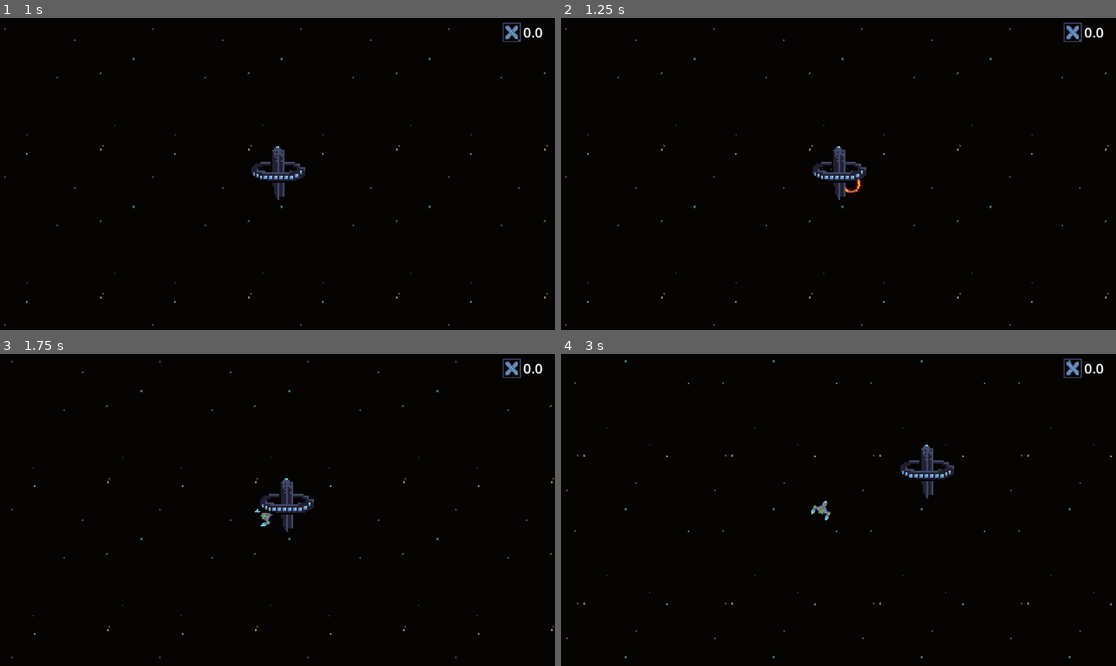
Above: before the commit, frames 1-4 (two rows, left to right).
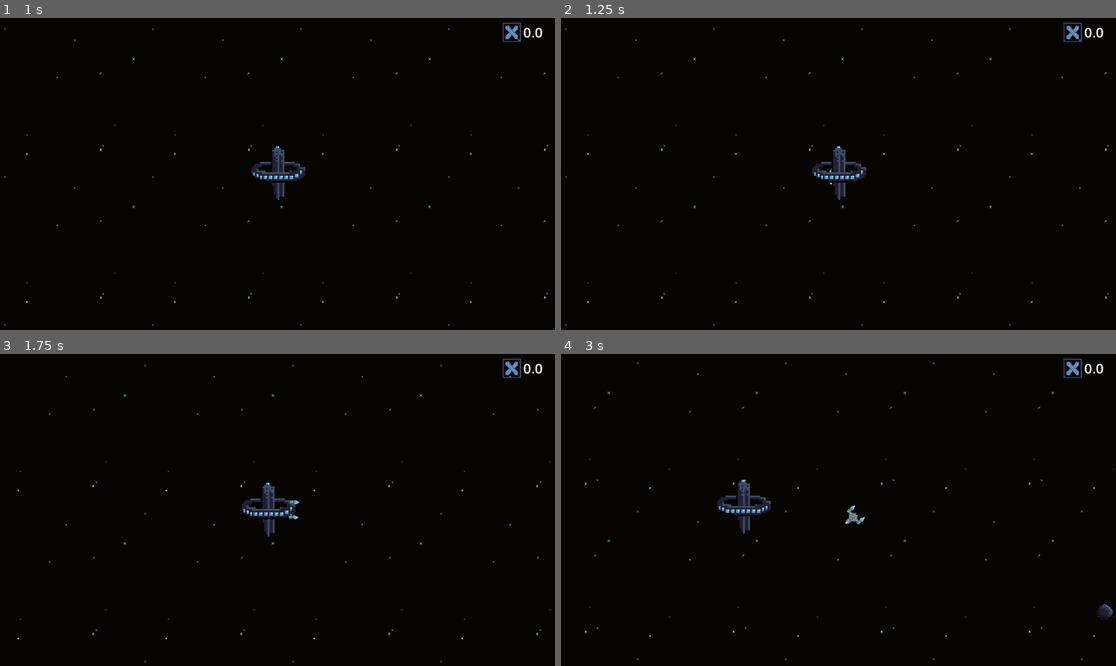
Above: after the commit, the same moments.

Repository: JoshPattman/microjam-034
Game: Godot game, scene res://scenes/game.tscn
Two runs of this game, one before a commit and one after it. Both use one fixed random seed, a clock stepped at 60 frames per second and the inputs below. Sound files missing from this copy of the repository are replaced by a short silence.
Inputs:
- Up to frame 1 (1 s): tap Enter at 0.5 s; hold D (player_right) from 0.53 s (still down); tap Shift (player_boost) at 0.6 s
- Up to frame 2 (1.25 s): keep holding D (player_right)
- Up to frame 3 (1.75 s): tap Space at 1.25 s; release D (player_right) at 1.28 s; hold S (player_back) from 1.28 s (still down); tap Ctrl (player_break) at 1.35 s
- Up to frame 4 (3 s): release S (player_back) at 2.03 s; hold D (player_right) 2.03-2.78 s; tap E (player_collect) at 2.1 s; hold W (player_forward) from 2.78 s (still down); tap 2 (player_place_bouncer) at 2.85 s

Frame 1 is identical in both runs. In frame 2, less than 0.1% of the frame differs, in the area x 48-55%, y 48-57%; in frame 3, 1.3%; in frame 4, 1.9%, in the area x 0-100%, y 1-99%.

Commit message:
fixed base boom

Diff:
--- a/godot/scripts/custom_rb.gd
+++ b/godot/scripts/custom_rb.gd
@@ -32,9 +32,8 @@
 	return null
 
 func _move_and_slide(delta: float) -> void:
-	move_and_slide()
-	for i in range(get_slide_collision_count()):
-		var col = get_slide_collision(i)
+	var col = move_and_collide(velocity * delta)
+	if col != null:
 		var collider = col.get_collider()
 		if collider is Node:
 			var rb = _get_rb_in_parents(collider)
--- a/godot/scripts/game.gd
+++ b/godot/scripts/game.gd
@@ -57,10 +57,10 @@
 	var angle: float = 0.0
 	for elem: PackedScene in group.items:
 		var ins = elem.instantiate()
-		add_child(ins)
 		if ins is Node2D:
 			ins.global_position = loc + Vector2(1, 0).rotated(angle)
 		angle += PI * 2 / len(group.items)
+		add_child(ins)
 
 func _spawn_initial_asteroids() -> void:
 	for i in range(8):
@@ -80,9 +80,9 @@
 		instance = asteroid_scene.instantiate()
 	else:
 		instance = resource_asteroid_scene.instantiate()
-	$Asteroids.add_child(instance)
 	instance.global_position = at
 	instance.real_velocity = velocity
+	$Asteroids.add_child(instance)
 	return instance
 
 func _get_random_asteroid_spawn_loc() -> Vector2:
--- a/godot/scripts/player.gd
+++ b/godot/scripts/player.gd
@@ -40,6 +40,9 @@
 	queue_free()
 
 func _on_rb_collision(point: Vector2, normal: Vector2, other: CustomRigidbody2D) -> void:
+	if other is Player:
+		return
+	other.print_tree()
 	blow_up()
 
 func _custom_physics_process(delta: float) -> void:
